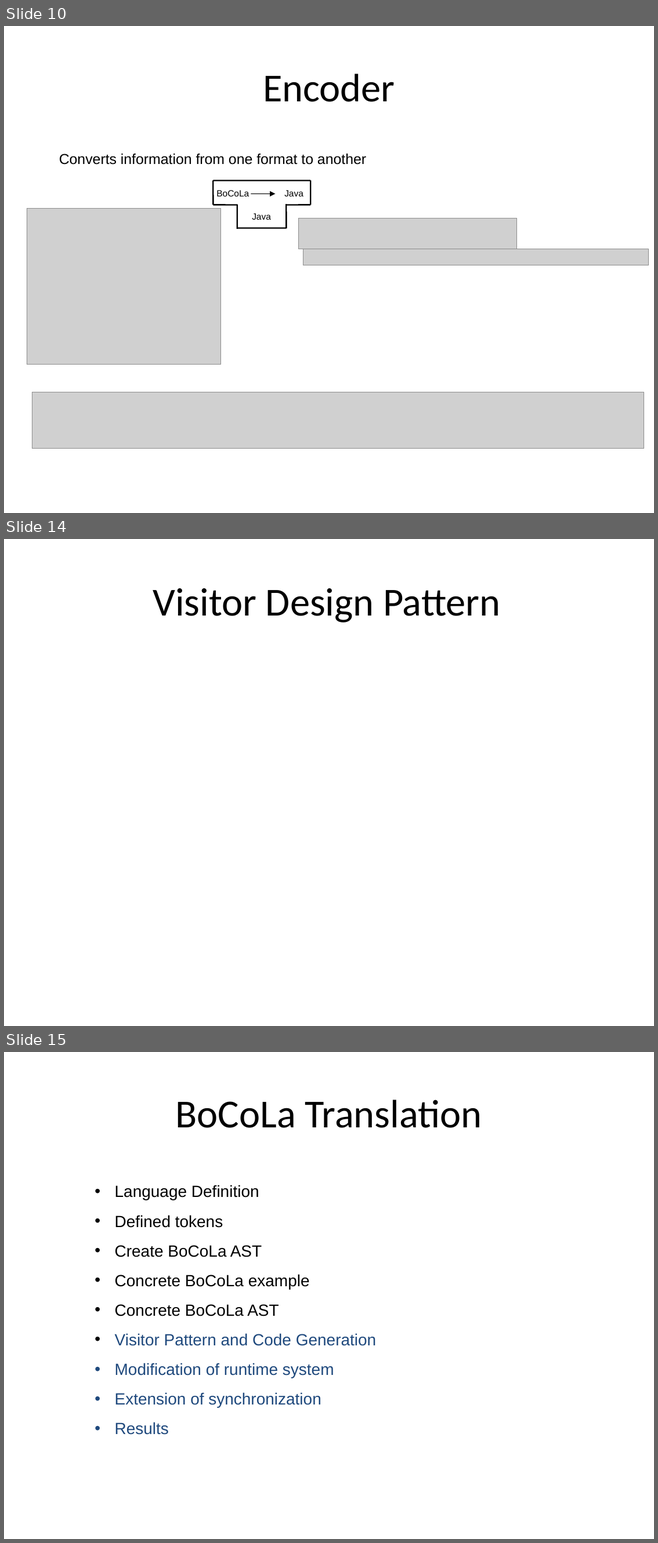
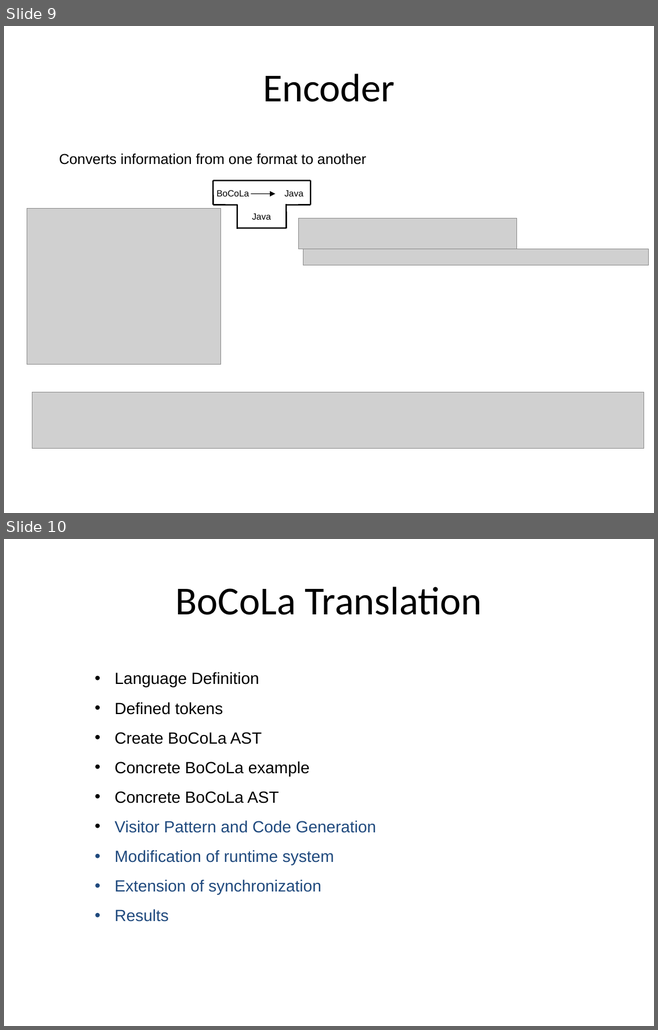
Before and after one commit to isurup/kalle-martin-group, a slide deck: SSE2/slides/1 Analysis.ppt. Shown one above the other, each under a label of ours: slides 10, 14 and 15 before the commit, slides 9 and 10 after it; the slides between them are not shown. The pictures are 658x1543 and 658x1030 pixels, drawn with LibreOffice and Linux fonts; fonts in the diff are those of the drawing; grey boxes stand for pictures. Boxes give left, top, right and bottom in pixels: in the first picture for what was removed or moved away, otherwise in the second. Text is boxed around its words. In the diff, an @@ line names an element or a change of style, - is before the commit and + after.

```diff
--- a/SSE2/slides/1 Analysis.ppt
+++ b/SSE2/slides/1 Analysis.ppt
@@ slide 14 removed at [4,539,654,1026], background #FFFFFF @@
@@ title removed at [152,588,500,623] @@
-Visitor Design Pattern
@@ what was slide 10 is now slide 9 @@
@@ what was slide 15 is now slide 10 @@
```
Also in this commit, not shown: 1 slide changed, 2 slides added, 8 other slides removed.
